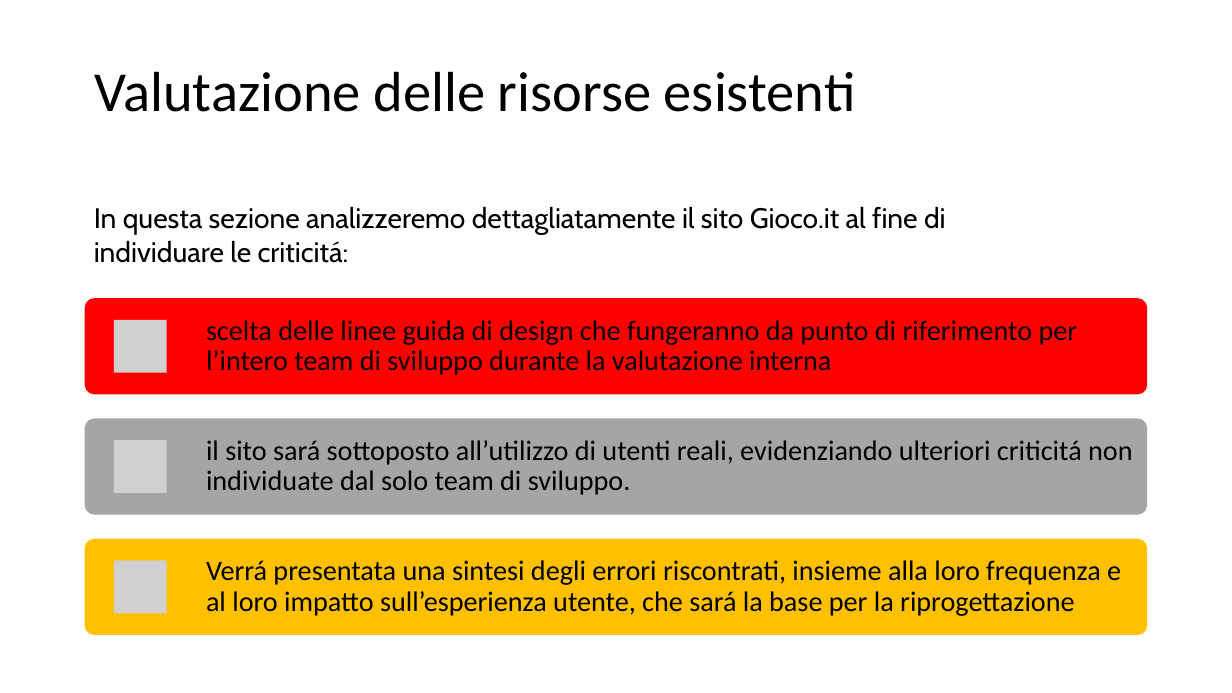
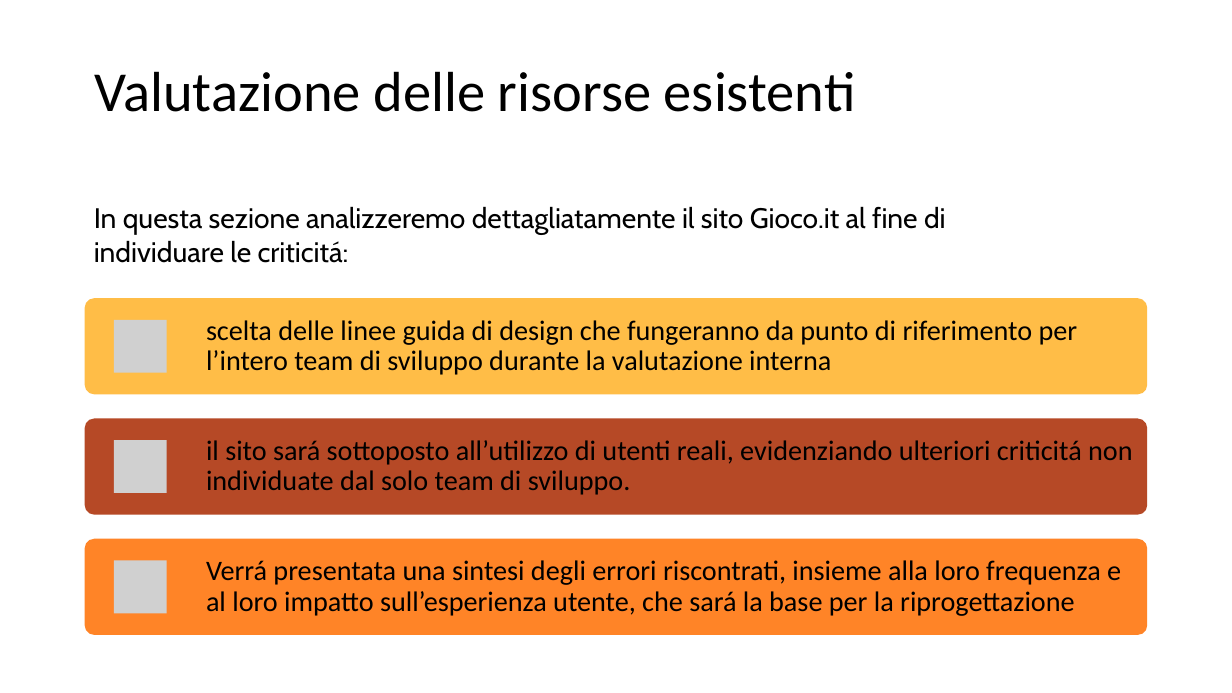
Before and after one commit to MarcoTomasone/Gioco.it-Redesign, a slide deck: slide 6 of Consegna/ProjectHighlights.pptx. Drawn at 1232x693 pixels with LibreOffice and Linux fonts; fonts in the diff are those of the drawing; grey boxes stand for pictures. Boxes give left, top, right and bottom in pixels: in the first picture for what was removed or moved away, otherwise in the second. Text is boxed around its words. In the diff, an @@ line names an element or a change of style, - is before the commit and + after.

```diff
--- a/Consegna/ProjectHighlights.pptx
+++ b/Consegna/ProjectHighlights.pptx
@@ rounded rectangle at (85, 299, 1148, 395): fill #FF0000 to #FFBD47 @@
@@ rounded rectangle at (85, 419, 1148, 515): fill #A5A5A5 to #B64926 @@
@@ rounded rectangle at (85, 539, 1148, 635): fill #FFC000 to #FF8427 @@
```
Also in this commit, not shown: 10 other slides changed, 4 slides added, 2 slides removed.
